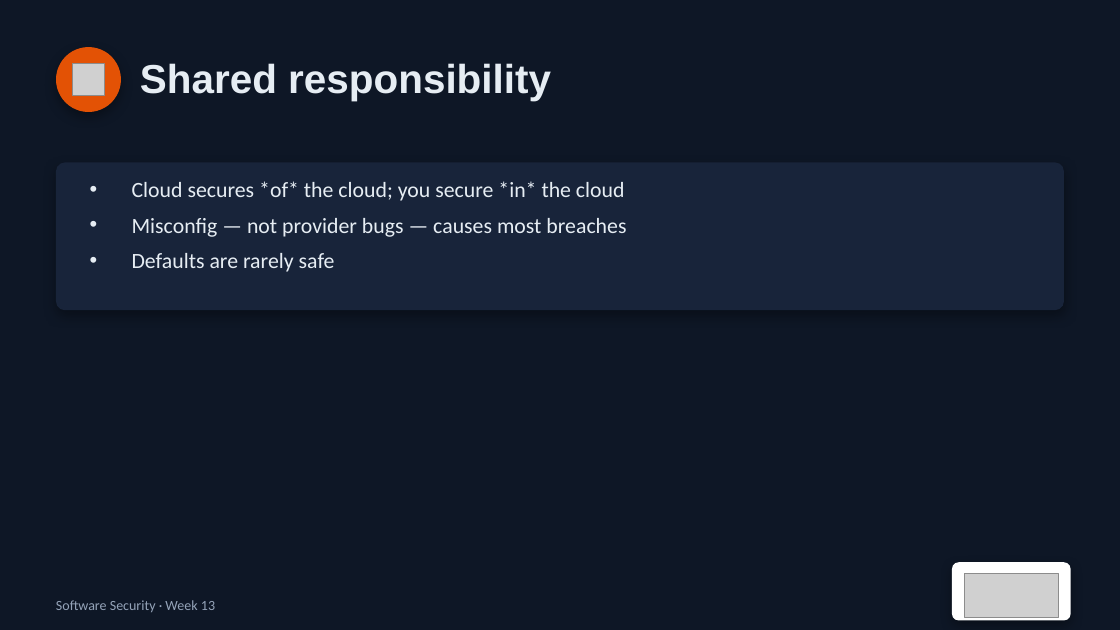
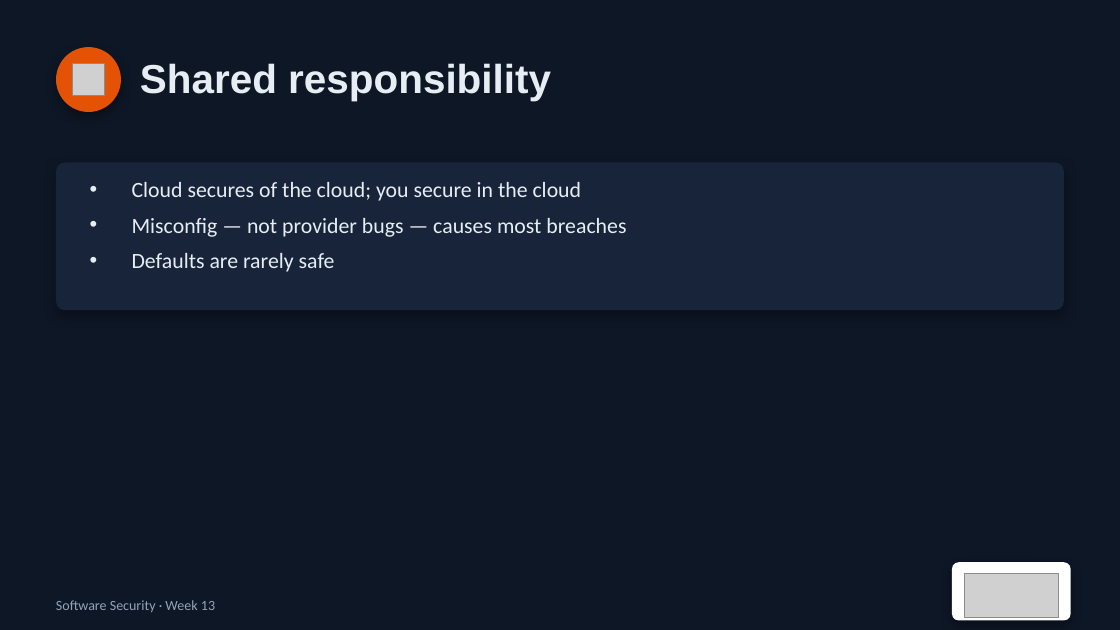
Before and after one commit to nutthakorn7/software-security, a slide deck: slide 4 of slides/pptx/week13.pptx. Drawn at 1120x630 pixels with LibreOffice and Linux fonts; fonts in the diff are those of the drawing; grey boxes stand for pictures. Boxes give left, top, right and bottom in pixels: in the first picture for what was removed or moved away, otherwise in the second. Text is boxed around its words. In the diff, an @@ line names an element or a change of style, - is before the commit and + after.

```diff
--- a/slides/pptx/week13.pptx
+++ b/slides/pptx/week13.pptx
@@ text at box(132, 182, 582, 201): text changed @@
-• Cloud secures *of* the cloud; you secure *in* the cloud
+• Cloud secures of the cloud; you secure in the cloud
```
Also in this commit, not shown: 1 other slide changed, 20 other files.
